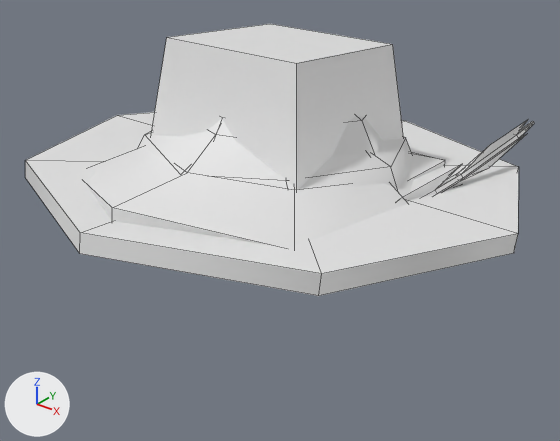
A saved change to the FBX model Assets/Models/Character/Hats.fbx.
The view is the same before and after, from a 50 mm camera at (0.654, -0.808, 1.633) aimed at (0.009, -0.002, 1.133). Every picture has the same lights, and +X, +Y and +Z are marked at lower left. Mesh edges are drawn as thin lines. Where no turn or scale is listed for an object, it has been applied to the vertices.

Script lines for the objects in view, before the commit:
```python
me_cylinder_001 = bpy.data.meshes.new('Cylinder.001')
me_cylinder_001.from_pydata(...)  # 56 vertices, 50 faces; spans x -0.359..0.359, y -0.349..0.371, z -0.063..0.13
# faces by material slot: [16, 34]
me_cylinder_001.materials.append(mat_mat_vertexcolour)  # white #e7e7e7
me_cylinder_001.materials.append(mat_material_colour1)  # white #e7e7e7
me_cylinder_004 = bpy.data.meshes.new('Cylinder.004')
me_cylinder_004.from_pydata(...)  # 95 vertices, 93 faces; spans x -0.278..0.265, y -0.263..0.331, z -0.069..0.081
# faces by material slot: [27, 50, 16]
me_cylinder_004.materials.append(mat_mat_vertexcolour)  # white #e7e7e7
me_cylinder_004.materials.append(mat_material_colour1)  # white #e7e7e7
me_cylinder_004.materials.append(mat_material_colour2)  # white #e7e7e7
me_cylinder_005 = bpy.data.meshes.new('Cylinder.005')
me_cylinder_005.from_pydata(...)  # 56 vertices, 50 faces; spans x -0.265..0.277, y -0.3..0.303, z -0.095..0.134
me_cylinder_005.materials.append(mat_material_colour1)  # white #e7e7e7
ob_hat_featheredbonnet = bpy.data.objects.new('Hat_FeatheredBonnet', me_cylinder_004)
ob_hat_featheredbonnet.location = (0.0, 0.0, 1.216)
ob_hat_floppy = bpy.data.objects.new('Hat_Floppy', me_cylinder_005)
ob_hat_floppy.location = (0.0, 0.0, 1.251)
ob_hat_widebrimmed = bpy.data.objects.new('Hat_WideBrimmed', me_cylinder_001)
ob_hat_widebrimmed.location = (0.0, 0.0, 1.225)
# also in view: 'Hat_Box' at (0.0, 0.012, 1.288)
```
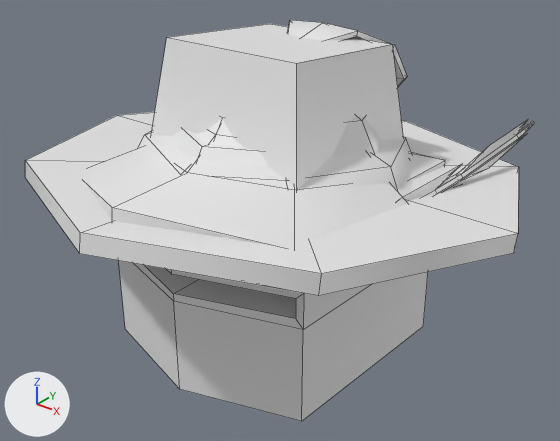
Location of each change, [x1, y1, x2, y2] in pixels of the pictures (560 x 441 px):
'Hat_Helmet', added: after [118, 20, 428, 421]
    faces in mat_material_colour1 (white #e7e7e7): [118, 129, 428, 421]
    faces in mat_material_colour2 (white #e7e7e7): [287, 20, 407, 86]

What changed in the scene script:
```text
Add me_cube_011:
    me_cube_011.from_pydata(...)  # 96 vertices, 90 faces; spans x -0.173..0.173, y -0.214..0.213, z -0.294..0.181
    # faces by material slot: [59, 31]
    me_cube_011.materials.append(mat_material_colour1)  # white #e7e7e7
    me_cube_011.materials.append(mat_material_colour2)  # white #e7e7e7
Add ob_hat_helmet:
    ob_hat_helmet = bpy.data.objects.new('Hat_Helmet', me_cube_011)
    ob_hat_helmet.location = (0.0, 0.0, 1.222)
```
